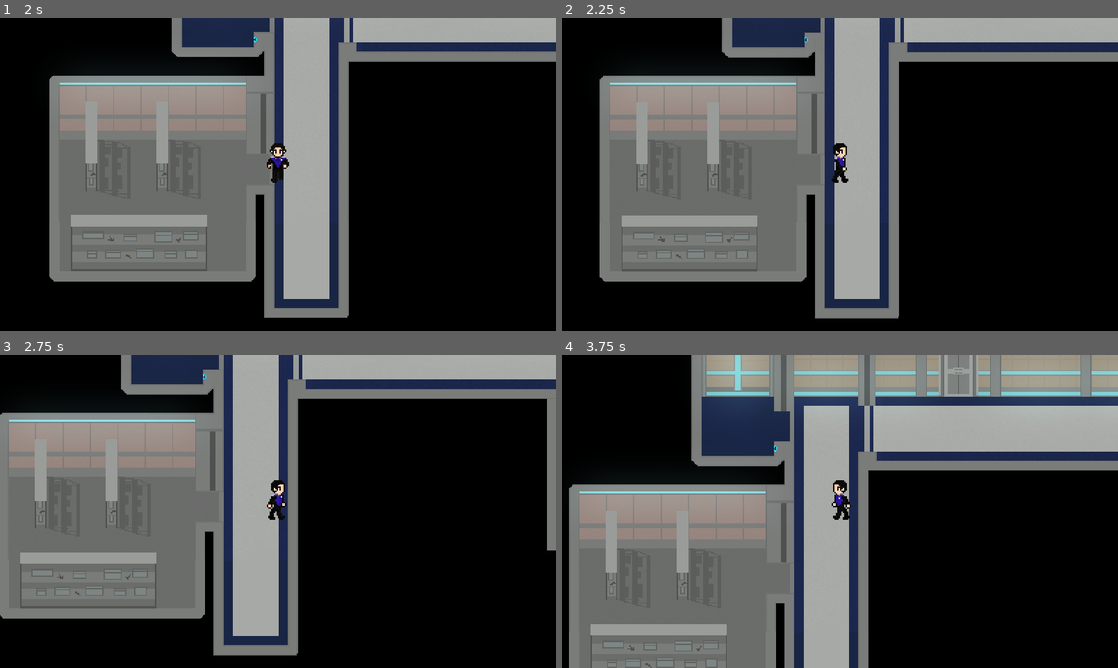
Above: before the commit, frames 1-4 (two rows, left to right).
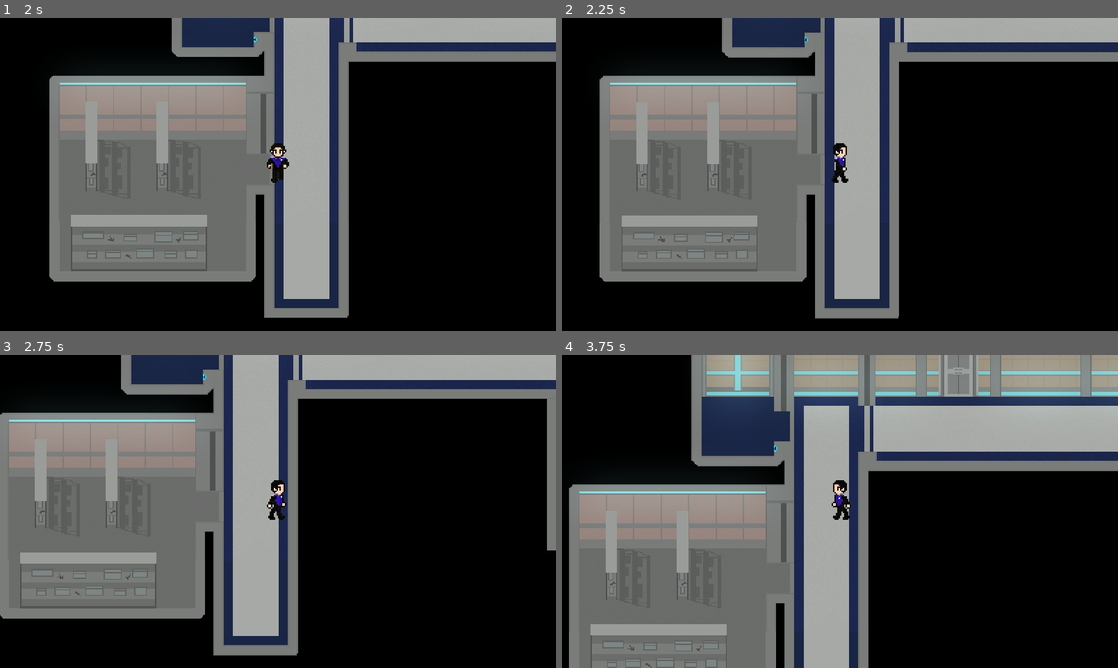
Above: after the commit, the same moments.

Repository: Elyse22/TheOrville
Game: Godot game, scene res://Deck B.tscn
Two runs of this game, one before a commit and one after it. Both use one fixed random seed, a clock stepped at 60 frames per second and the inputs below. This scene is started directly instead of the project's main scene.
Inputs:
- Up to frame 1 (2 s): tap Enter at 0.5 s; hold D (ui_right) 0.53-1.28 s; hold S (ui_down) from 1.28 s (still down)
- Up to frame 2 (2.25 s): release S (ui_down) at 2.03 s; hold D (ui_right) from 2.03 s (still down)
- Up to frame 3 (2.75 s): keep holding D (ui_right)
- Up to frame 4 (3.75 s): release D (ui_right) at 2.78 s; hold W (ui_up) 2.78-3.53 s; hold A (ui_left) from 3.53 s (still down)

Frame 1 is identical in both runs. In frame 2, 0.1% of the frame differs, in the area x 14-59%, y 7-93%; in frame 3, 0.1%; in frame 4, 0.1%.

Commit message:
Railings Fixed

Diff:
--- a/Orville/Assets/Railing.tscn
+++ b/Orville/Assets/Railing.tscn
@@ -42,9 +42,10 @@
 b = Vector2( 19.525, 7.64403 )
 
 [node name="StaticBody2D" type="StaticBody2D"]
-position = Vector2( 1.84465, 1.3176 )
+position = Vector2( 1.84465, 13.2097 )
 
 [node name="Sprite" type="Sprite" parent="."]
+visible = false
 texture = ExtResource( 1 )
 
 [node name="CollisionShape2D" type="CollisionShape2D" parent="."]
--- a/Orville/Deck B.tscn
+++ b/Orville/Deck B.tscn
@@ -1,10 +1,11 @@
-[gd_scene load_steps=6 format=2]
+[gd_scene load_steps=7 format=2]
 
 [ext_resource path="res://Sets/Deck B.png" type="Texture" id=1]
 [ext_resource path="res://Assets/Railing.tscn" type="PackedScene" id=2]
 [ext_resource path="res://Character/Player.tscn" type="PackedScene" id=3]
 [ext_resource path="res://Assets/StorageShelf1.tscn" type="PackedScene" id=4]
 [ext_resource path="res://Assets/StorageShelf2.tscn" type="PackedScene" id=5]
+[ext_resource path="res://Assets/Deck B Railings.png" type="Texture" id=6]
 
 [node name="Node2D" type="Node2D"]
 
@@ -18,7 +19,11 @@
 position = Vector2( -113.757, 185.249 )
 
 [node name="StaticBody2D" parent="YSort" instance=ExtResource( 2 )]
-position = Vector2( 319.958, 145.644 )
+position = Vector2( 319.958, 142.104 )
+scale = Vector2( 1.01, 1.05 )
+
+[node name="StaticBody2D5" parent="YSort" instance=ExtResource( 2 )]
+position = Vector2( 322.082, 146.352 )
 
 [node name="StaticBody2D2" parent="YSort" instance=ExtResource( 4 )]
 position = Vector2( -148.945, 162.909 )
@@ -29,6 +34,19 @@
 [node name="StaticBody2D4" parent="YSort" instance=ExtResource( 5 )]
 position = Vector2( -170.071, 246.073 )
 
+[node name="RailingTop" type="Sprite" parent="YSort"]
+position = Vector2( 273.825, 95.5047 )
+texture = ExtResource( 6 )
+centered = false
+region_enabled = true
+region_rect = Rect2( 30, 11, 91, 46 )
+
+[node name="RailingBottom" type="Sprite" parent="YSort"]
+position = Vector2( 323.85, 171.487 )
+texture = ExtResource( 6 )
+region_enabled = true
+region_rect = Rect2( 27, 58, 103, 60 )
+
 [node name="StaticBody2D" type="StaticBody2D" parent="."]
 
 [node name="CollisionPolygon2D" type="CollisionPolygon2D" parent="StaticBody2D"]
